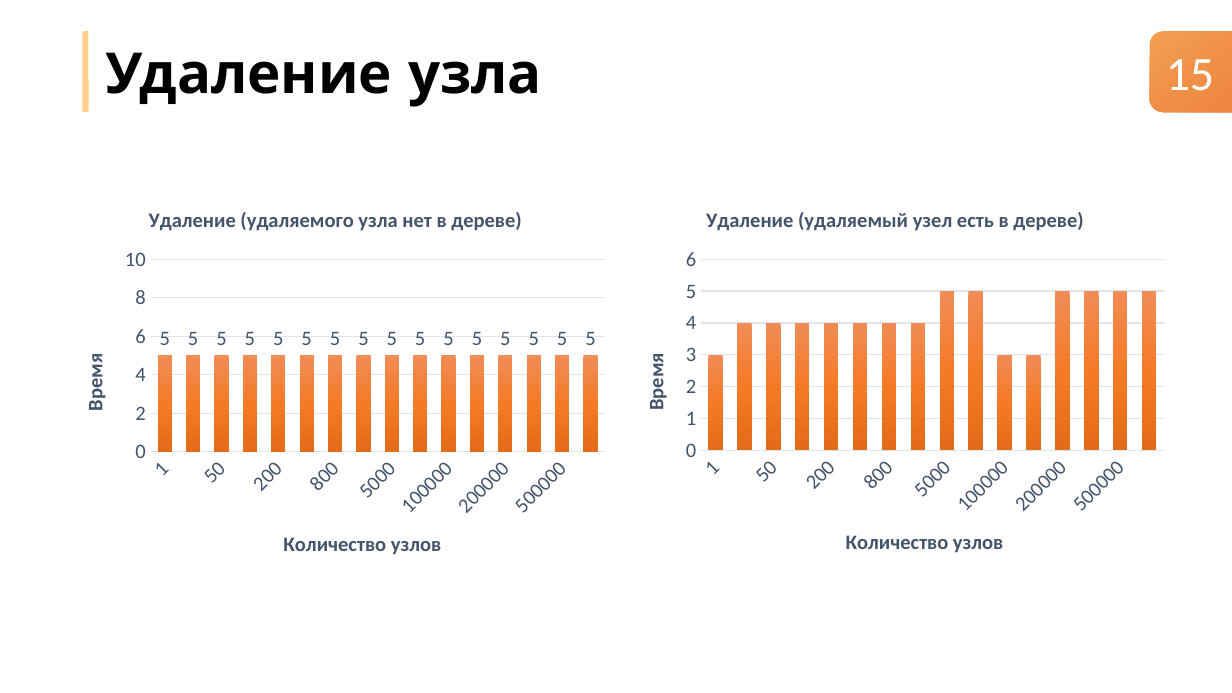
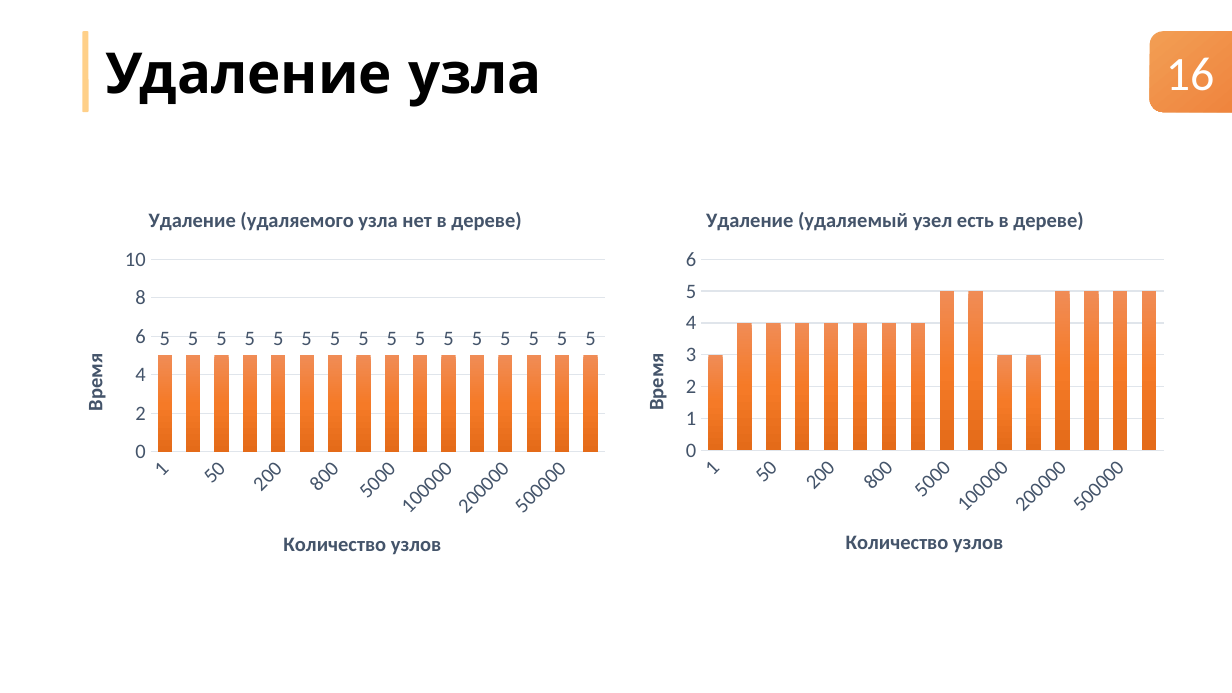
Before and after one commit to nikitachurganov/Interval-Tree, a slide deck: slide 16 of Дерево интервалов.pptx (slide 15 before the commit). Drawn at 1232x693 pixels with LibreOffice and Linux fonts; fonts in the diff are those of the drawing. Boxes give left, top, right and bottom in pixels: in the first picture for what was removed or moved away, otherwise in the second. Text is boxed around its words. In the diff, an @@ line names an element or a change of style, - is before the commit and + after.

```diff
--- a/Дерево интервалов.pptx
+++ b/Дерево интервалов.pptx
@@ text at (x1=1166, y1=57, x2=1214, y2=91): text changed @@
-15
+16
```
Also in this commit, not shown: 14 other slides changed, 2 slides added, 1 slide removed.
